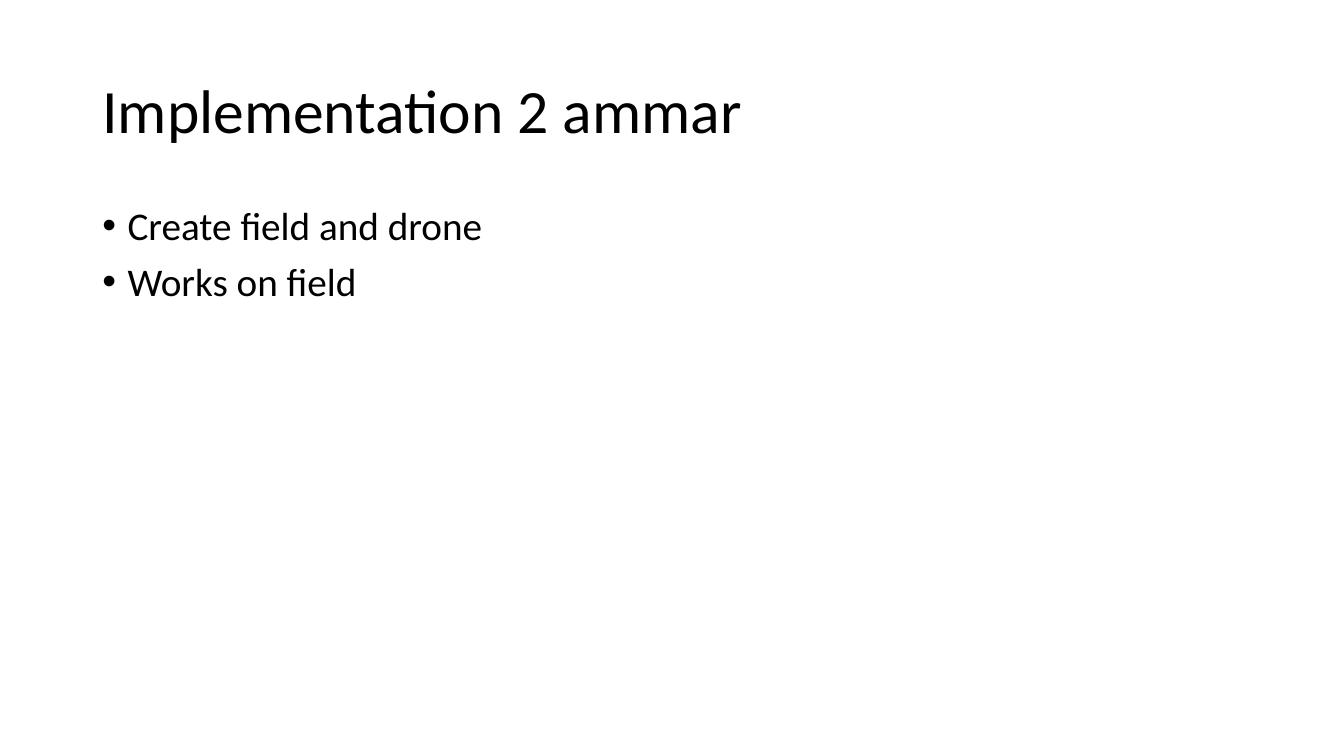
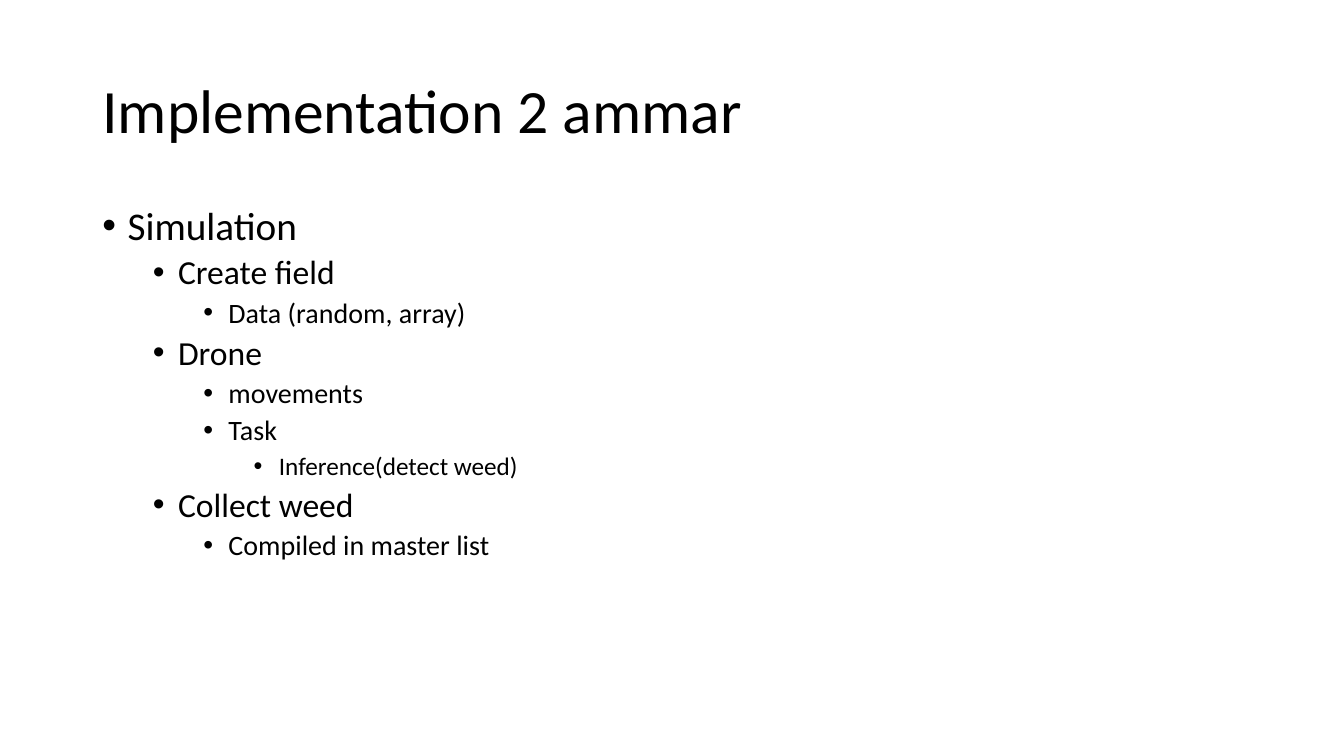
Before and after one commit to SyedMuhammadAbisRizvi/Autonomous-B, a slide deck: slide 6 of Introduction 1 zaf.pptx (slide 5 before the commit). Drawn at 1344x756 pixels with LibreOffice and Linux fonts; fonts in the diff are those of the drawing. Boxes give left, top, right and bottom in pixels: in the first picture for what was removed or moved away, otherwise in the second. Text is boxed around its words. In the diff, an @@ line names an element or a change of style, - is before the commit and + after.

```diff
--- a/Introduction 1 zaf.pptx
+++ b/Introduction 1 zaf.pptx
@@ text at [128, 212, 518, 560]: text changed; size 28 to 20 pt @@
-• Create field and drone
-• Works on field
+• Simulation
+  • Create field
+    • Data (random, array)
+  • Drone
+    • movements
+    • Task
+      • Inference(detect weed)
+  • Collect weed
+    • Compiled in master list
```
Also in this commit, not shown: 6 other slides changed, 1 slide added.
